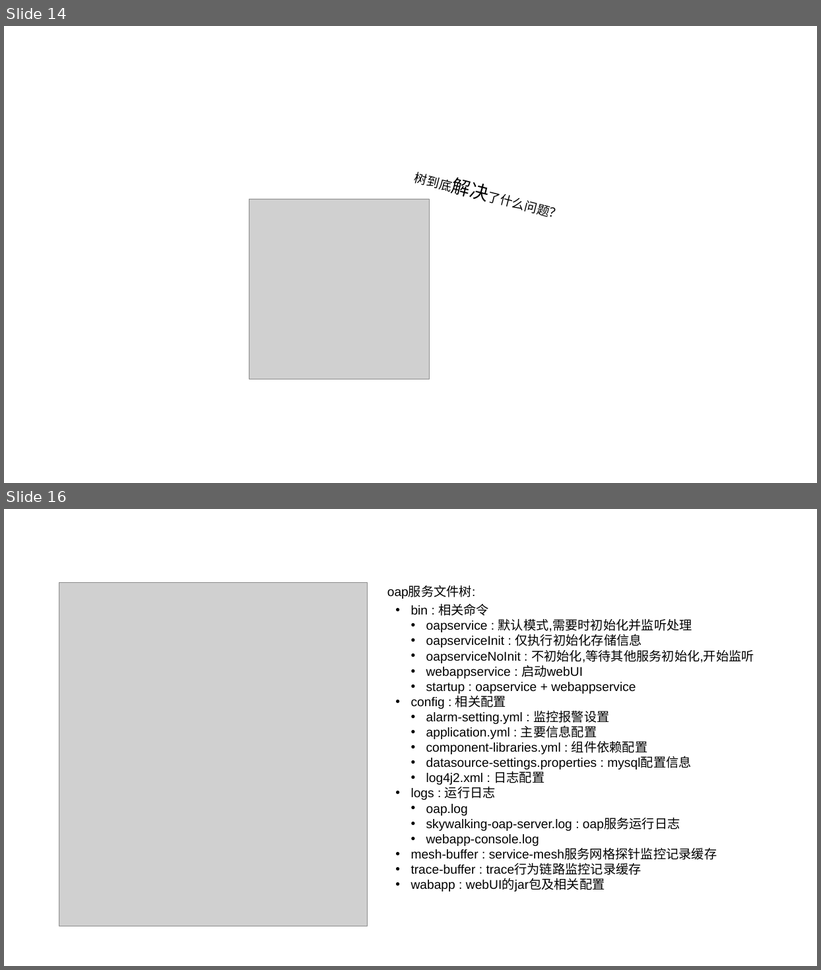
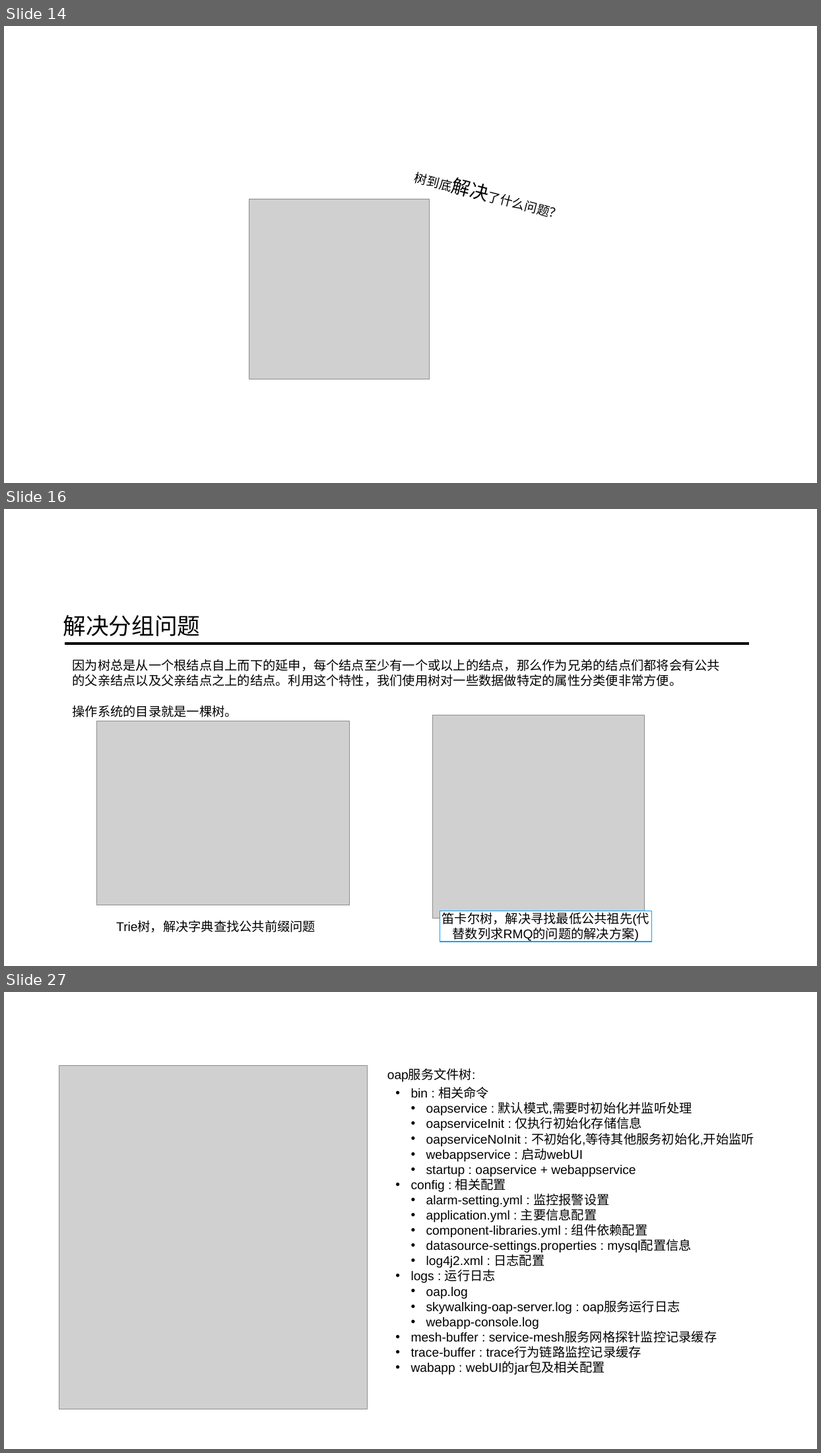
Before and after one commit to ainilili/data-structure-trees-demo, a slide deck: 数据结构之树.pptx. Shown one above the other, each under a label of ours: slides 14 and 16 before the commit, slides 14, 16 and 27 after it; the slides between them are not shown. The pictures are 821x970 and 821x1453 pixels, drawn with LibreOffice and Linux fonts; fonts in the diff are those of the drawing; grey boxes stand for pictures; background and template pictures are left out. Boxes give left, top, right and bottom in pixels: in the first picture for what was removed or moved away, otherwise in the second. Text is boxed around its words. In the diff, an @@ line names an element or a change of style, - is before the commit and + after.

```diff
--- a/数据结构之树.pptx
+++ b/数据结构之树.pptx
@@ slide 16 added at [4, 509, 817, 966], background picture (left out) @@
@@ text added at [63, 615, 201, 636], 54 pt, text #000000 @@
+解决分组问题
@@ line added from (65, 644) to (749, 644), #000000 6.5 pt @@
@@ text added at [73, 659, 720, 718], 30 pt, text #000000 @@
+因为树总是从一个根结点自上而下的延申，每个结点至少有一个或以上的结点，那么作为兄弟的结点们都将会有公共的父亲结点以及父亲结点之上的结点。利用这个特性，我们使用树对一些数据做特定的属性分类便非常方便。
+操作系统的目录就是一棵树。
@@ picture added at [96, 721, 349, 905] @@
@@ picture added at [432, 716, 644, 918] @@
@@ text added at [116, 921, 316, 933], 30 pt, text #000000 @@
+Trie树，解决字典查找公共前缀问题
@@ rectangle added at [440, 911, 651, 942], fill #FFFFFF, outline #00A2FF 2 pt, 30 pt, text #000000 @@
+笛卡尔树，解决寻找最低公共祖先(代替数列求RMQ的问题的解决方案)
@@ what was slide 16 is now slide 27 @@
```
Also in this commit, not shown: 2 slides changed, 10 other slides added.
